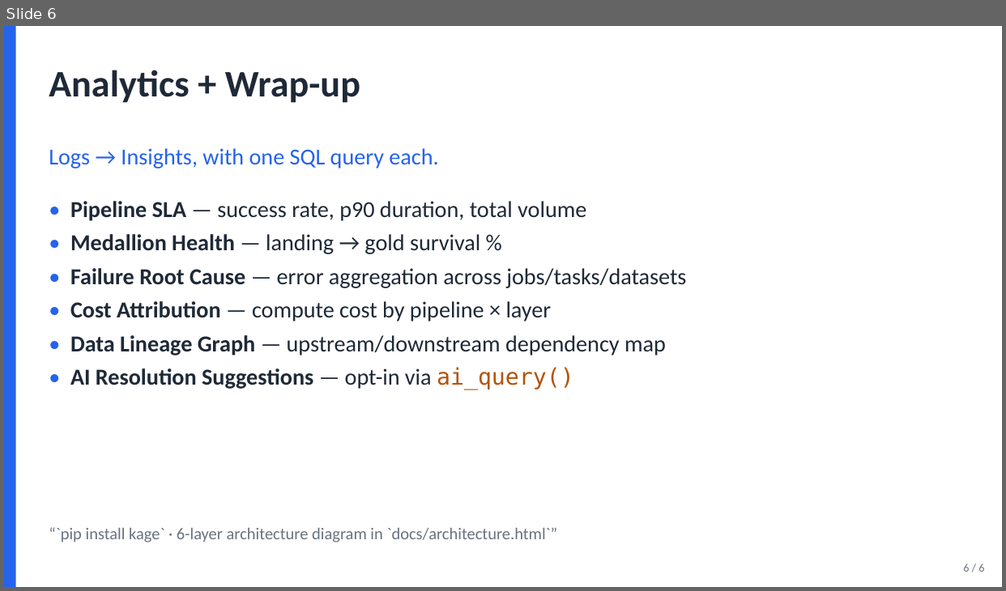
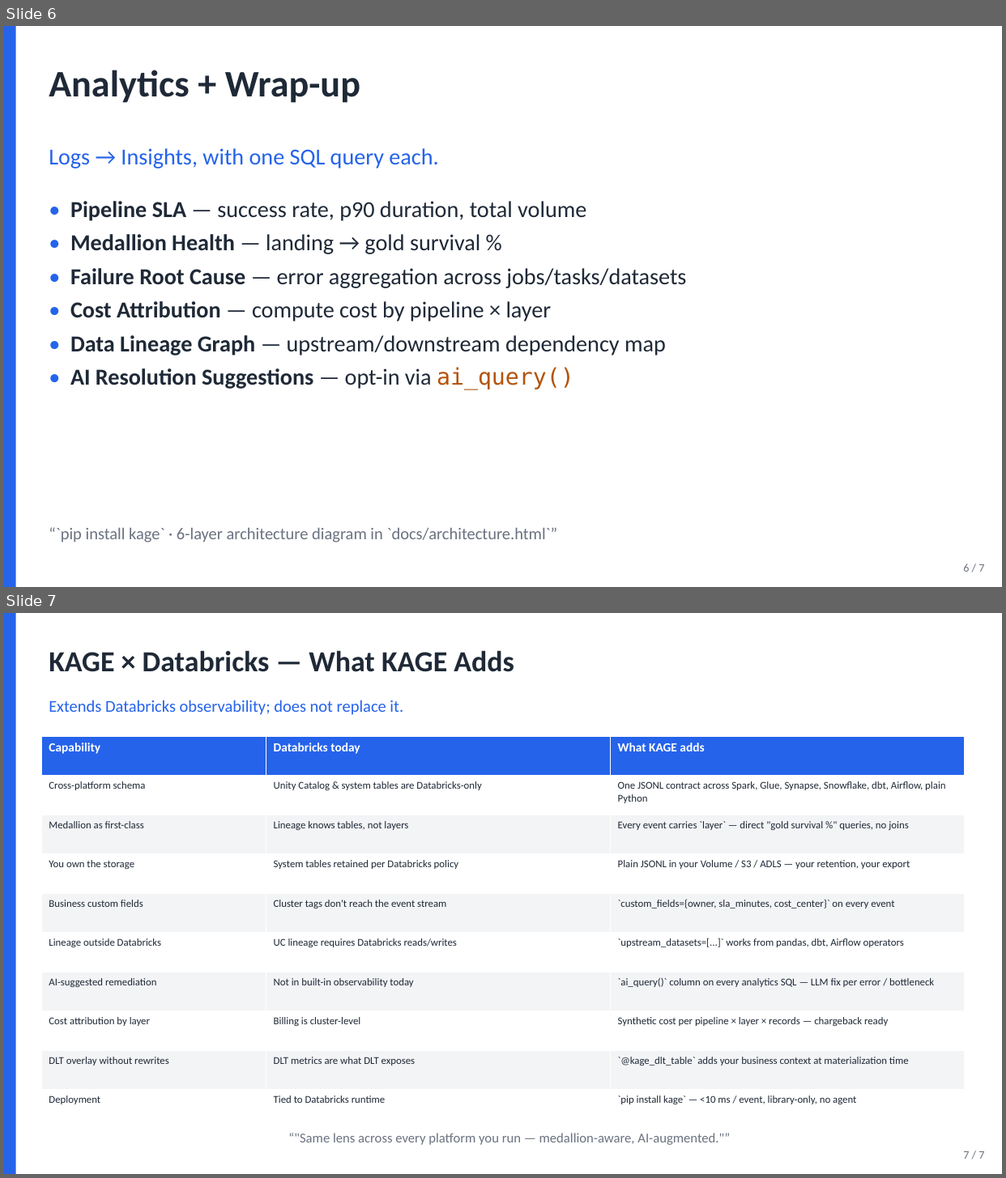
Before and after one commit to SonawaneMayur/kage, a slide deck: presentation/kage_5min.pptx. Shown one above the other, each under a label of ours: slide 6 before the commit, slides 6 and 7 after it. The pictures are 1006x591 and 1006x1178 pixels, drawn with LibreOffice and Linux fonts; fonts in the diff are those of the drawing. Boxes give left, top, right and bottom in pixels: in the first picture for what was removed or moved away, otherwise in the second. Text is boxed around its words. In the diff, an @@ line names an element or a change of style, - is before the commit and + after.

Commit message:
updated pptx and added presentation slides, added spark declarative integration, added decorator quickstart example, added spark declarative quickstart example, added test cases for decorators and spark declarative, updated README.md with new content and images, added .DS_Store files to be committed (should be ignored in future commits)

```diff
--- a/presentation/kage_5min.pptx
+++ b/presentation/kage_5min.pptx
@@ slide 7 added at <box>4,613,1002,1174</box>, background #FFFFFF @@
@@ rectangle added at <box>4,613,16,1174</box>, fill #2563EB @@
@@ text added at <box>49,650,514,672</box>, 28 pt, text #1F2937, bold @@
+KAGE × Databricks — What KAGE Adds
@@ text added at <box>49,700,403,715</box>, 16 pt, text #2563EB @@
+Extends Databricks observability; does not replace it.
@@ table added at <box>41,736,965,1130</box>, 10 rows, 3 columns @@
+Capability | Databricks today | What KAGE adds
+Cross-platform schema | Unity Catalog & system tables are Databricks-only | One JSONL contract across Spark, Glue, Synapse, Snowflake, dbt, Airflow, plain Python
+Medallion as first-class | Lineage knows tables, not layers | Every event carries `layer` — direct "gold survival %" queries, no joins
+You own the storage | System tables retained per Databricks policy | Plain JSONL in your Volume / S3 / ADLS — your retention, your export
+Business custom fields | Cluster tags don't reach the event stream | `custom_fields={owner, sla_minutes, cost_center}` on every event
+Lineage outside Databricks | UC lineage requires Databricks reads/writes | `upstream_datasets=[...]` works from pandas, dbt, Airflow operators
+AI-suggested remediation | Not in built-in observability today | `ai_query()` column on every analytics SQL — LLM fix per error / bottleneck
+Cost attribution by layer | Billing is cluster-level | Synthetic cost per pipeline × layer × records — chargeback ready
+DLT overlay without rewrites | DLT metrics are what DLT exposes | `@kage_dlt_table` adds your business context at materialization time
+Deployment | Tied to Databricks runtime | `pip install kage` — <10 ms / event, library-only, no agent
@@ text added at <box>288,1133,730,1145</box>, 13 pt, text #6B7280 @@
+“"Same lens across every platform you run — medallion-aware, AI-augmented."”
@@ text added at <box>963,1152,984,1159</box>, 11 pt, text #6B7280 @@
+7 / 7
@@ slide 6 changed as well @@
@@ text at <box>963,564,984,572</box>: text changed @@
-6 / 6
+6 / 7
```
Also in this commit, not shown: 5 other slides changed, 3 other files.
